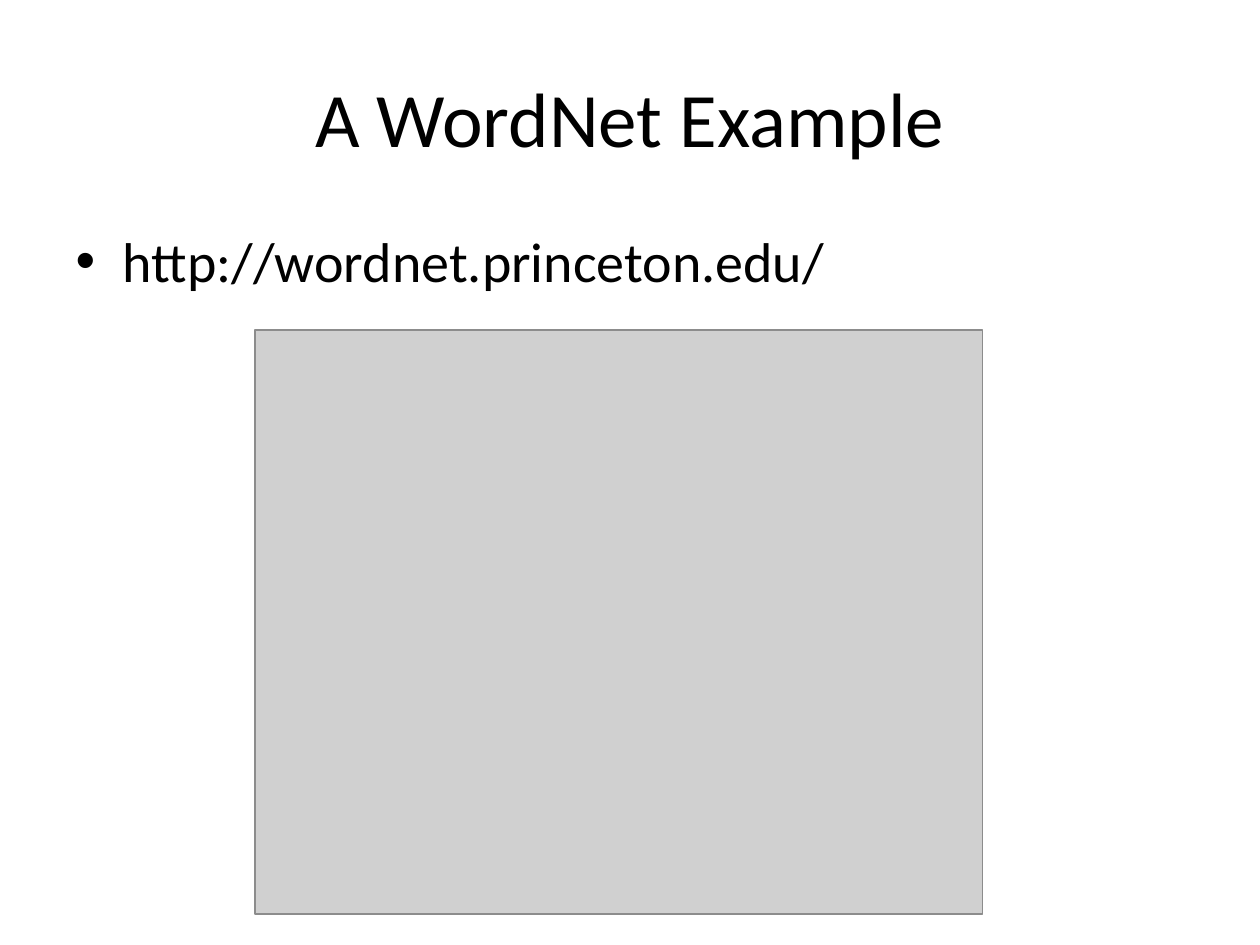
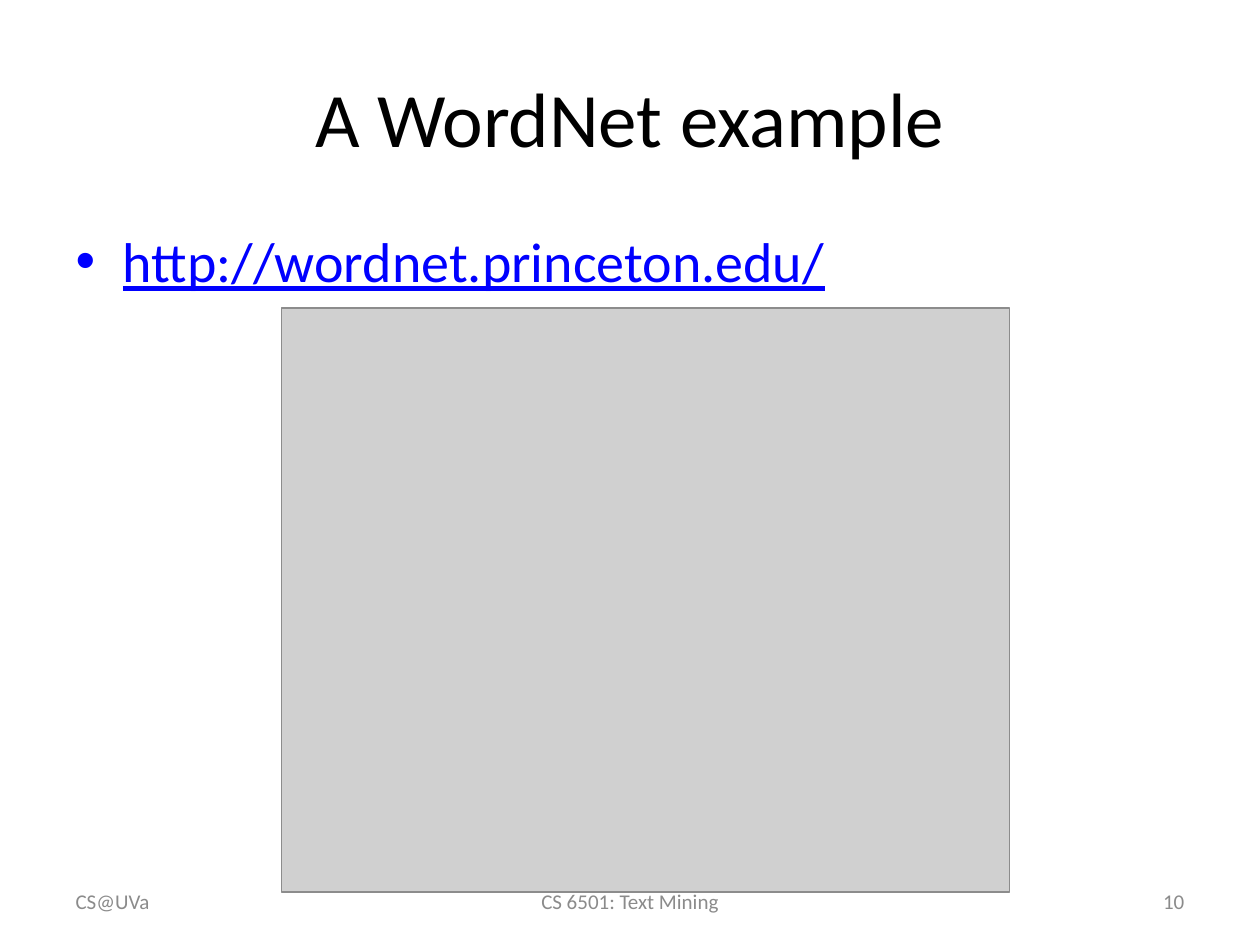
Before and after one commit to wang296/CS6501-Text-Mining, a slide deck: slide 10 of _site/docs/LexicalSemanticsWordSenses.pptx. Drawn at 1260x945 pixels with LibreOffice and Linux fonts; fonts in the diff are those of the drawing; grey boxes stand for pictures. Boxes give left, top, right and bottom in pixels: in the first picture for what was removed or moved away, otherwise in the second. Text is boxed around its words. In the diff, an @@ line names an element or a change of style, - is before the commit and + after.

```diff
--- a/_site/docs/LexicalSemanticsWordSenses.pptx
+++ b/_site/docs/LexicalSemanticsWordSenses.pptx
@@ title at bbox=[315, 93, 944, 160]: text changed @@
-A WordNet Example
+A WordNet example
@@ text "http://wordnet.princeton.edu/" at bbox=[123, 243, 824, 291]: text colour #000000 to #0000FF, underline on @@
@@ picture: place and size @@
-picture at bbox=[255, 330, 982, 914]
+picture at bbox=[282, 307, 1009, 891]
@@ text added at bbox=[76, 895, 150, 912], 12 pt, text #8C8C8C @@
+CS@UVa
@@ text added at bbox=[541, 891, 718, 913], 12 pt, text #8C8C8C @@
+CS 6501: Text Mining
@@ page number added at bbox=[1163, 895, 1184, 909], 12 pt, text #8C8C8C @@
+10
```
Also in this commit, not shown: 20 other slides changed, 7 other files.
